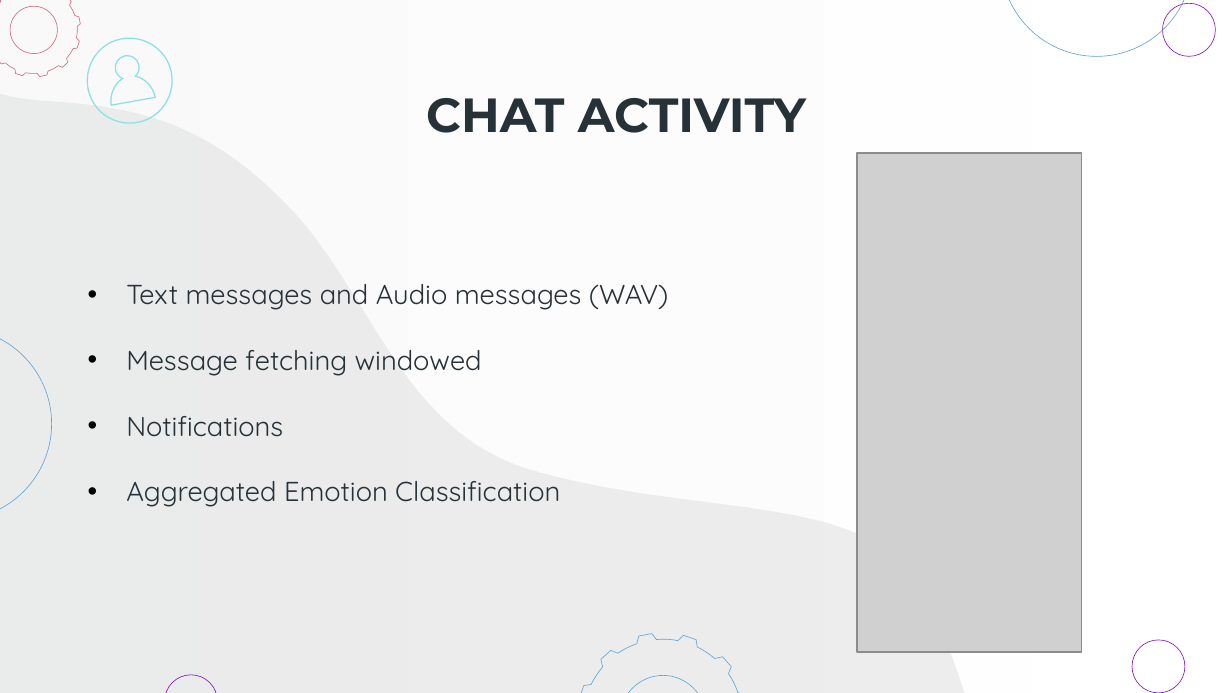
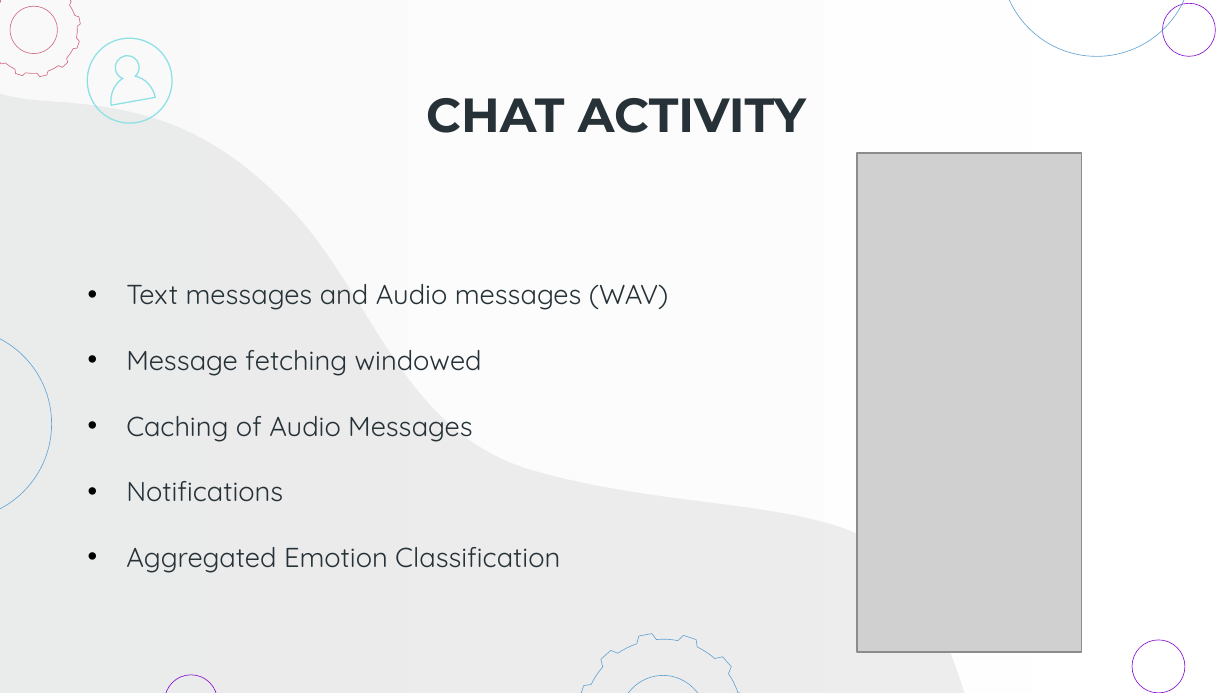
Before and after one commit to gerti98/MobileProject, a slide deck: slide 11 of Presentation/Presentazione Finale.pptx. Drawn at 1232x693 pixels with LibreOffice and Linux fonts; fonts in the diff are those of the drawing; grey boxes stand for pictures. Boxes give left, top, right and bottom in pixels: in the first picture for what was removed or moved away, otherwise in the second. Text is boxed around its words. In the diff, an @@ line names an element or a change of style, - is before the commit and + after.

```diff
--- a/Presentation/Presentazione Finale.pptx
+++ b/Presentation/Presentazione Finale.pptx
@@ text at box(126, 416, 472, 442): paragraph added @@
+• Caching of Audio Messages
```
Also in this commit, not shown: 3 other slides changed.
